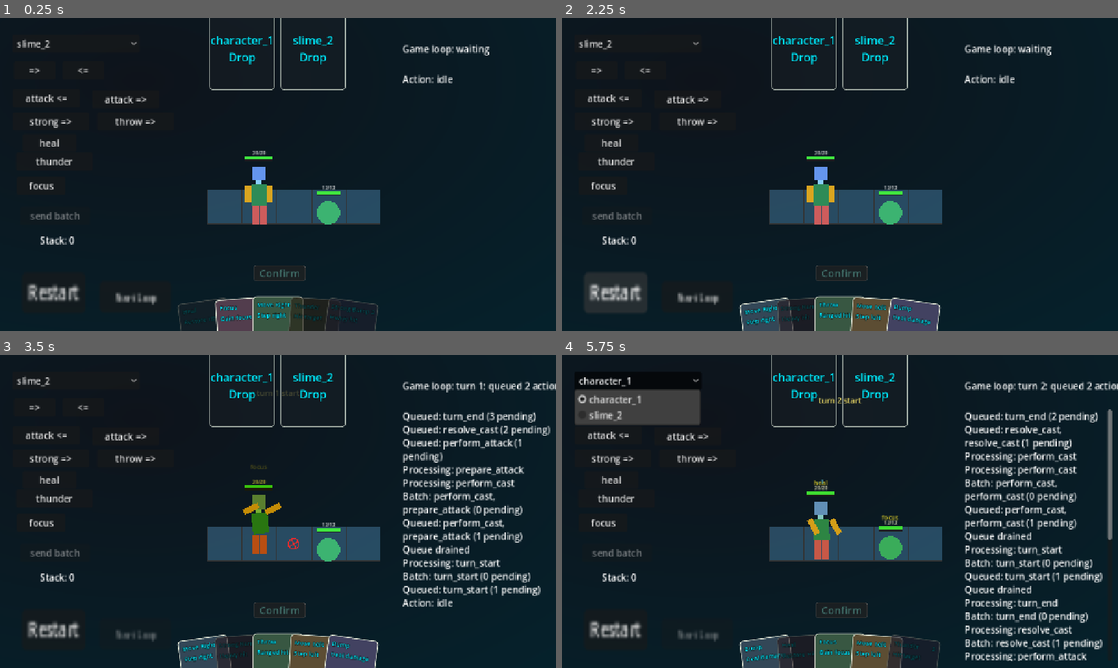
Above: before the commit, frames 1-4 (two rows, left to right).
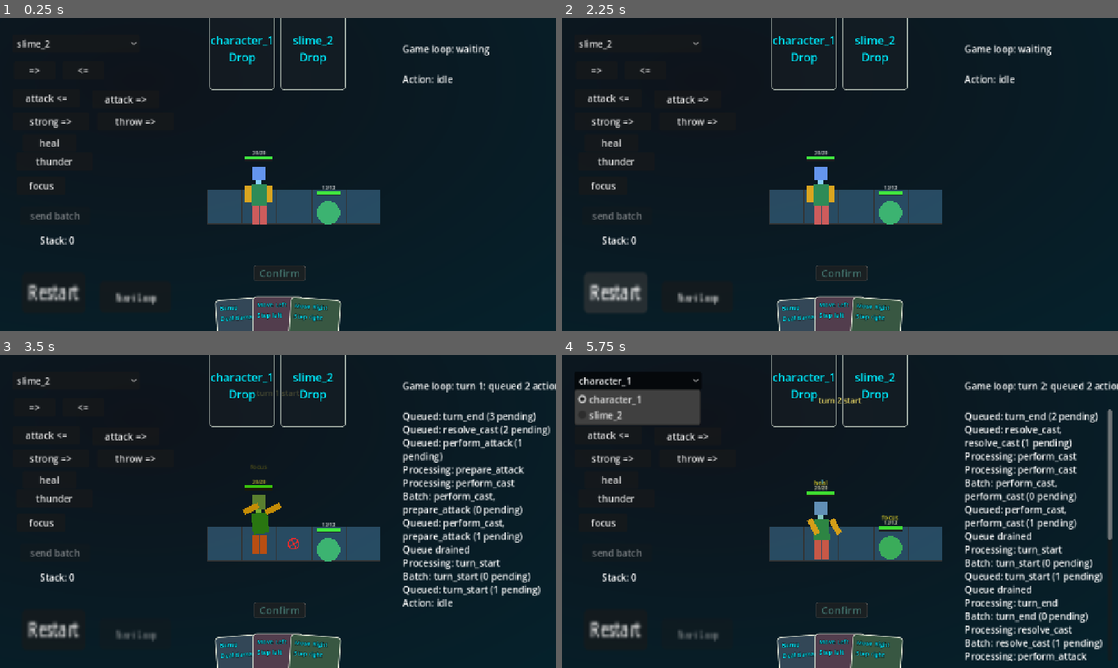
Above: after the commit, the same moments.

Repository: bubblecigar/turn-base-game
Game: Godot game, scene res://scenes/main.tscn
The game is run twice, just before and just after one commit, with the same random seed, the same clock (stepped at 60 frames per second) and the same inputs.
Inputs:
- Up to frame 1 (0.25 s): no input
- Up to frame 2 (2.25 s): click "Restart" at 0.5 s; click "Restart" at 1.25 s; click "Restart" at 2 s
- Up to frame 3 (3.5 s): click "Start Loop" at 2.75 s
- Up to frame 4 (5.75 s): click "slime_2" at 3.5 s; click "=>" at 4.25 s; click "character_1" at 5 s

The runs differ from the first frame. In frame 1, 2.2% of the frame differs, in the area x 32-68%, y 89-100%; in frame 2, 3.4%, in the area x 31-69%, y 89-100%; in frame 3, 3.4%; in frame 4, 2.8%.

Commit message:
cards in spawn_entity resolved from card_templates by id

Diff:
--- a/scenes/data_flow/action_handler.gd
+++ b/scenes/data_flow/action_handler.gd
@@ -110,7 +110,10 @@
 	var i := int(position.get("i", 0))
 	var j := int(position.get("j", 0))
 	var entity_id: StringName = state_store.init_entity(entity_type, entity_spec, max_hp, i, j)
-	_card_pool_service.ensure_card_pool_for_entity(entity_id)
+	if payload.has("cards") and payload["cards"] is Array:
+		state_store.set_entity_card_pool(entity_id, _card_pool_service.get_cards_by_ids(payload["cards"]))
+	else:
+		push_warning("spawn_entity: missing 'cards' in payload for entity '%s'. Card pool not initialized." % entity_type)
 	print('spawned entity: ', entity_type, ' at (', i, ',', j, ')')
 
 
--- a/scenes/game_control/stage_controller.gd
+++ b/scenes/game_control/stage_controller.gd
@@ -57,12 +57,15 @@
 	for entity in entities:
 		if entity is Dictionary and entity.has("type") and entity.has("spec"):
 			var position: Dictionary = entity.get("position", {})
+			var spawn_payload: Dictionary = {
+				"type": entity["type"],
+				"spec": entity["spec"],
+				"max_hp": int(entity.get("max_hp", entity.get("hp", 1))),
+				"position": position,
+			}
+			if entity.has("cards") and entity["cards"] is Array:
+				spawn_payload["cards"] = entity["cards"]
 			action_queue.enQueue([{
 				"eventName": "spawn_entity",
-				"payload": {
-					"type": entity["type"],
-					"spec": entity["spec"],
-					"max_hp": int(entity.get("max_hp", entity.get("hp", 1))),
-					"position": position,
-				},
+				"payload": spawn_payload,
 			}])
--- a/scenes/game_control/stage_templates.json
+++ b/scenes/game_control/stage_templates.json
@@ -12,13 +12,15 @@
 					"body": { "width": 28, "height": 36 },
 					"arms": { "width": 10, "height": 28 },
 					"legs": { "width": 12, "height": 32 }
-				}
+				},
+				"cards": ["bump", "move_left", "move_right"]
 			},
 			{
 				"type": "slime",
 				"max_hp": 12,
 				"position": { "i": 3, "j": 0 },
-				"spec": { "radius": 20 }
+				"spec": { "radius": 20 },
+				"cards": ["bump", "move_left", "move_right"]
 			}
 		]
 	}
--- a/scenes/gui/card_pool_service.gd
+++ b/scenes/gui/card_pool_service.gd
@@ -53,6 +53,18 @@
 		_state_store.set_entity_card_pool(entity_id, _create_random_card_pool())
 
 
+func get_cards_by_ids(ids: Array) -> Array[Dictionary]:
+	var result: Array[Dictionary] = []
+	for id: Variant in ids:
+		var id_str := str(id)
+		for card: Dictionary in _cards:
+			if card.get("id", "") == id_str:
+				result.append(card.duplicate(true))
+				break
+
+	return result
+
+
 func get_current_entity_cards(entity_id: StringName) -> Array[Dictionary]:
 	if _state_store == null:
 		return _cards.duplicate(true)
